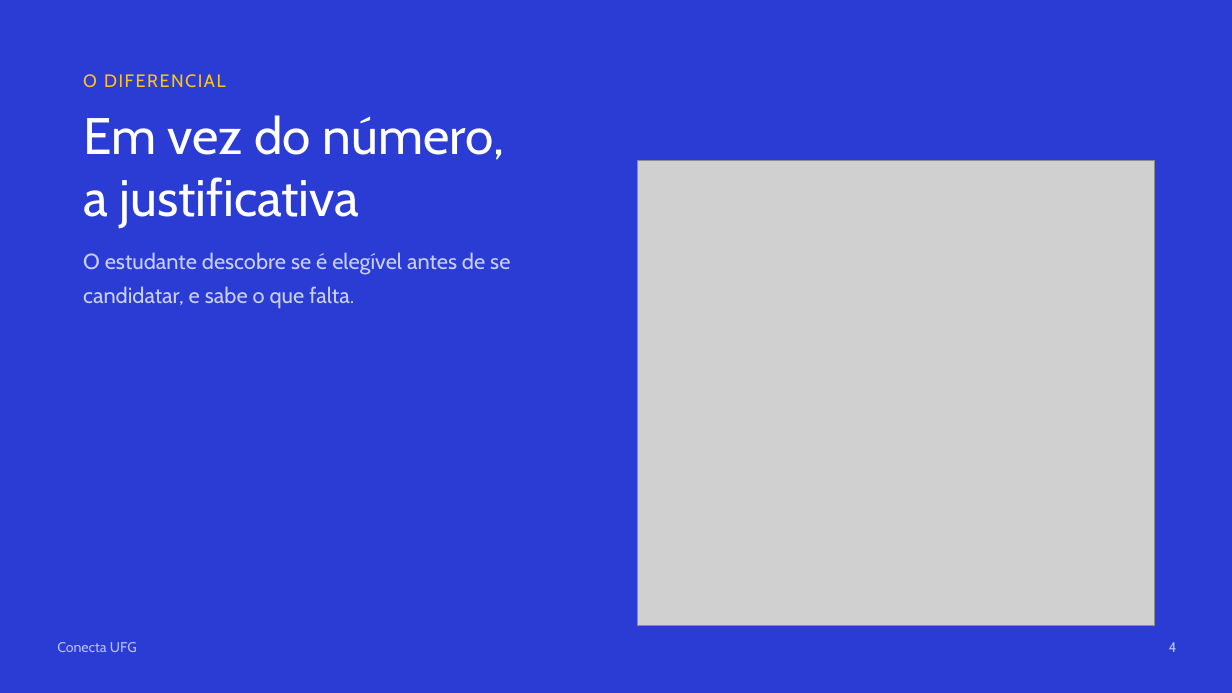
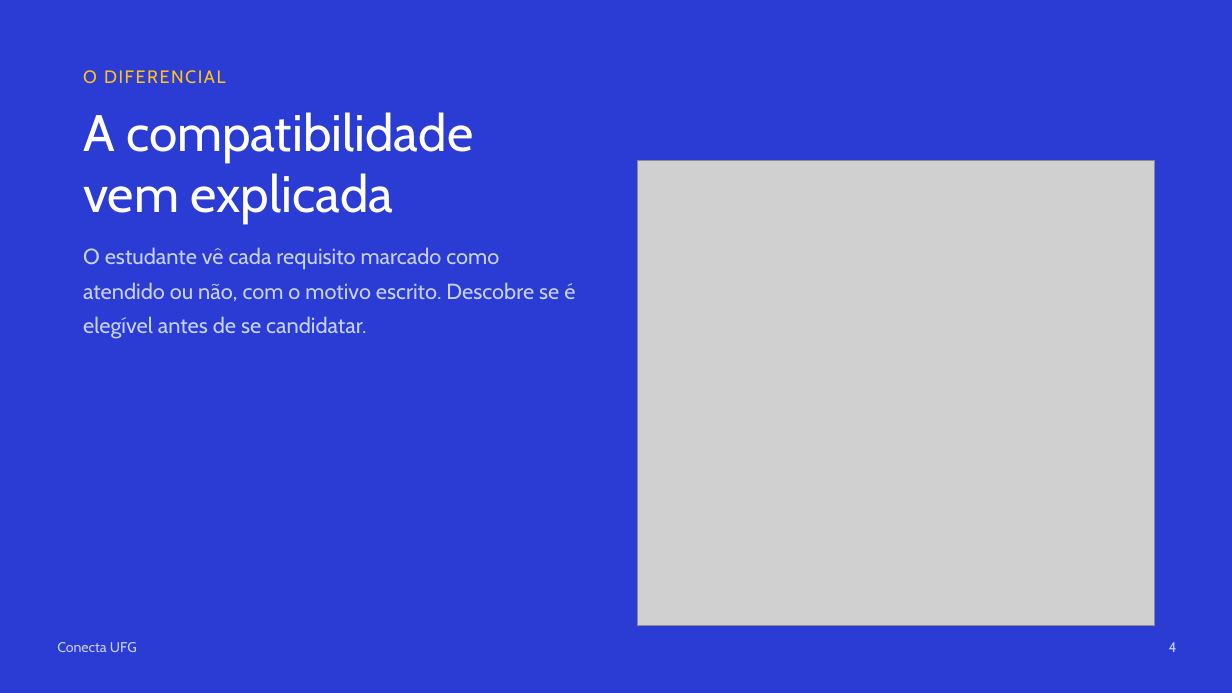
Before and after one commit to conecta-ufg/conecta-ufg, a slide deck: slide 5 of 05-Apresentacao/Apresentacao_Conecta_UFG.pptx. Drawn at 1232x693 pixels with LibreOffice and Linux fonts; fonts in the diff are those of the drawing; grey boxes stand for pictures. Boxes give left, top, right and bottom in pixels: in the first picture for what was removed or moved away, otherwise in the second. Text is boxed around its words. In the diff, an @@ line names an element or a change of style, - is before the commit and + after.

```diff
--- a/05-Apresentacao/Apresentacao_Conecta_UFG.pptx
+++ b/05-Apresentacao/Apresentacao_Conecta_UFG.pptx
@@ text "O DIFERENCIAL": place and size @@
-text "O DIFERENCIAL" at bbox=[83, 74, 226, 88]
+text "O DIFERENCIAL" at bbox=[83, 70, 226, 84]
@@ text at bbox=[83, 112, 473, 223]: text changed @@
-Em vez do número,
-a justificativa
+A compatibilidade
+vem explicada
@@ text at bbox=[83, 247, 575, 339]: text changed @@
-O estudante descobre se é elegível antes de se candidatar, e sabe o que falta.
+O estudante vê cada requisito marcado como atendido ou não, com o motivo escrito. Descobre se é elegível antes de se candidatar.
@@ text "Conecta UFG" at bbox=[57, 642, 137, 652]: text colour #B9C1FF to #C9D0FF @@
@@ text "4" at bbox=[1169, 642, 1177, 652]: text colour #B9C1FF to #C9D0FF @@
```
Also in this commit, not shown: 12 other slides changed, 2 slides added, 1 slide removed, 2 other files.
